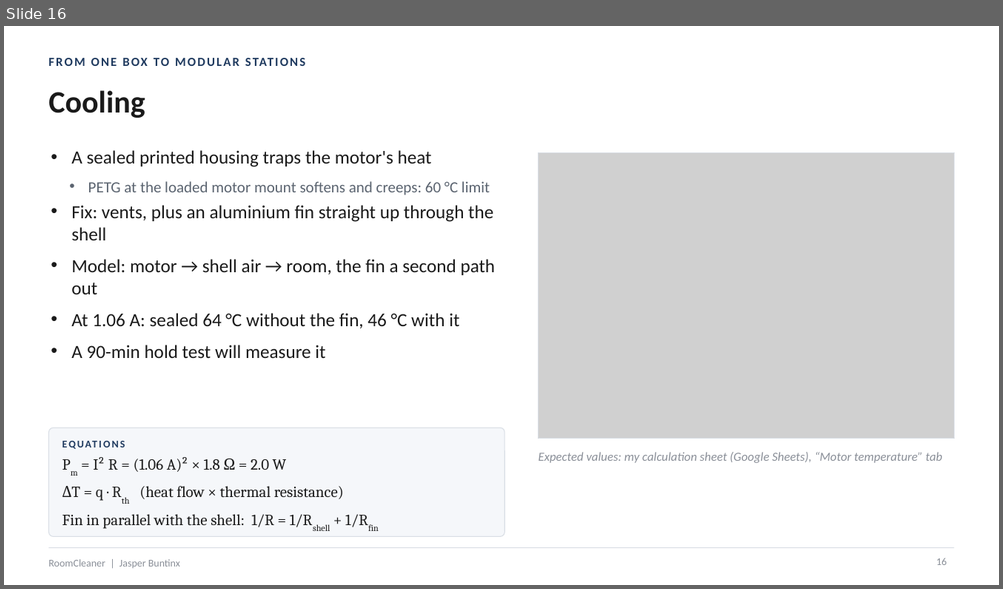
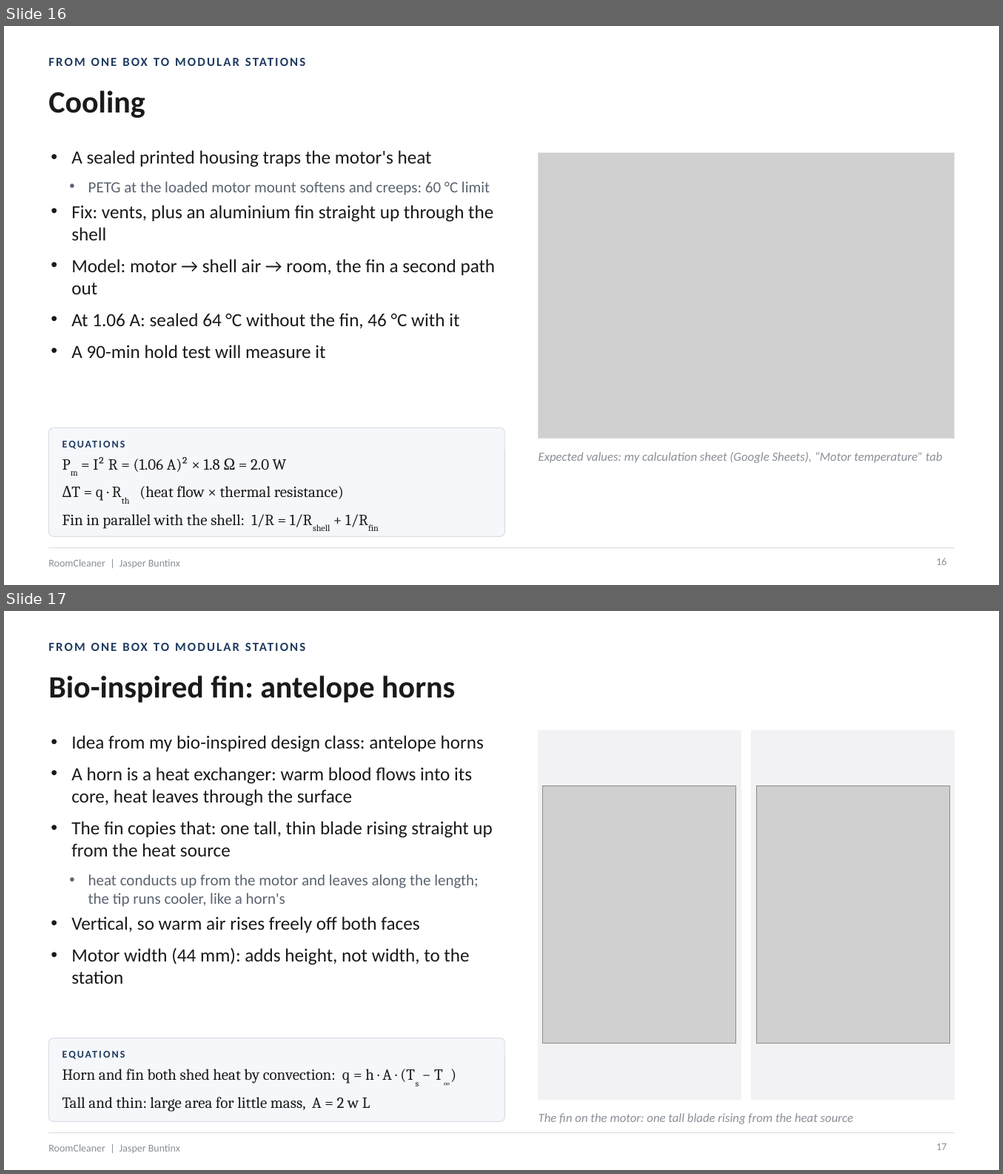
Before and after one commit to Jaspario1199/RoomCleaner, a slide deck: docs/presentation/deck_v3/RoomCleaner_Buntinx_Oct27_v3.pptx. Shown one above the other, each under a label of ours: slide 16 before the commit, slides 16 and 17 after it. The pictures are 1003x589 and 1003x1174 pixels, drawn with LibreOffice and Linux fonts; fonts in the diff are those of the drawing; grey boxes stand for pictures. Boxes give left, top, right and bottom in pixels: in the first picture for what was removed or moved away, otherwise in the second. Text is boxed around its words. In the diff, an @@ line names an element or a change of style, - is before the commit and + after.

```diff
--- a/docs/presentation/deck_v3/RoomCleaner_Buntinx_Oct27_v3.pptx
+++ b/docs/presentation/deck_v3/RoomCleaner_Buntinx_Oct27_v3.pptx
@@ slide 17 added at bbox=[4, 611, 999, 1170], background #FFFFFF; not listed: 2 template elements that a slide beside it also shows @@
@@ text added at bbox=[153, 643, 169, 651], 12 pt, text #1F3A5F, bold @@
+FROM ONE BOX TO MODULAR STATIONS
@@ text added at bbox=[48, 675, 455, 703], 30 pt, text #1A1A1A, bold @@
+Bio-inspired fin: antelope horns
@@ text added at bbox=[71, 735, 492, 984], 18 pt, text #1A1A1A @@
+• Idea from my bio-inspired design class: antelope horns
+• A horn is a heat exchanger: warm blood flows into its core, heat leaves through the surface
+• The fin copies that: one tall, thin blade rising straight up from the heat source
+  • heat conducts up from the motor and leaves along the length; the tip runs cooler, like a horn's
+• Vertical, so warm air rises freely off both faces
+• Motor width (44 mm): adds height, not width, to the station
@@ rectangle added at bbox=[538, 730, 740, 1099], fill #F2F2F4, outline #F2F2F4 1 pt @@
@@ rectangle added at bbox=[751, 730, 954, 1099], fill #F2F2F4, outline #F2F2F4 1 pt @@
@@ picture added at bbox=[543, 786, 736, 1045] @@
@@ picture added at bbox=[756, 786, 949, 1045] @@
@@ rounded rectangle added at bbox=[48, 1039, 505, 1122], fill #F5F7FA, outline #D9DEE5 0.75 pt @@
@@ text added at bbox=[62, 1046, 491, 1062], 10 pt, text #1F3A5F, bold @@
+EQUATIONS
@@ text added at bbox=[62, 1069, 443, 1112], 15 pt, text #1A1A1A @@
+Horn and fin both shed heat by convection: q = h · A · (Ts − T∞)
+Tall and thin: large area for little mass, A = 2 w L
@@ text added at bbox=[538, 1113, 853, 1125], 12 pt, text #8A8F98, italic @@
+The fin on the motor: one tall blade rising from the heat source
@@ page number added at bbox=[936, 1144, 946, 1150], 10 pt, text #8A8F98 @@
+17
```
Also in this commit, not shown: 2 slides changed, 4 other files.
